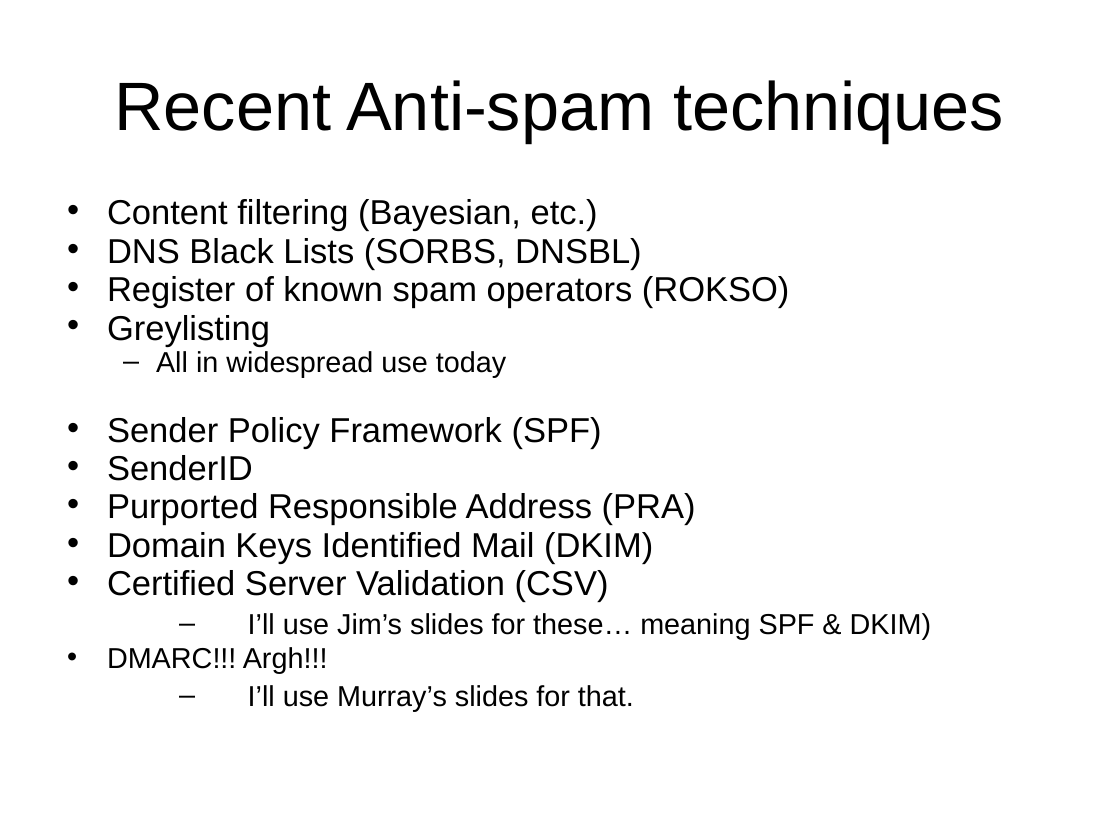
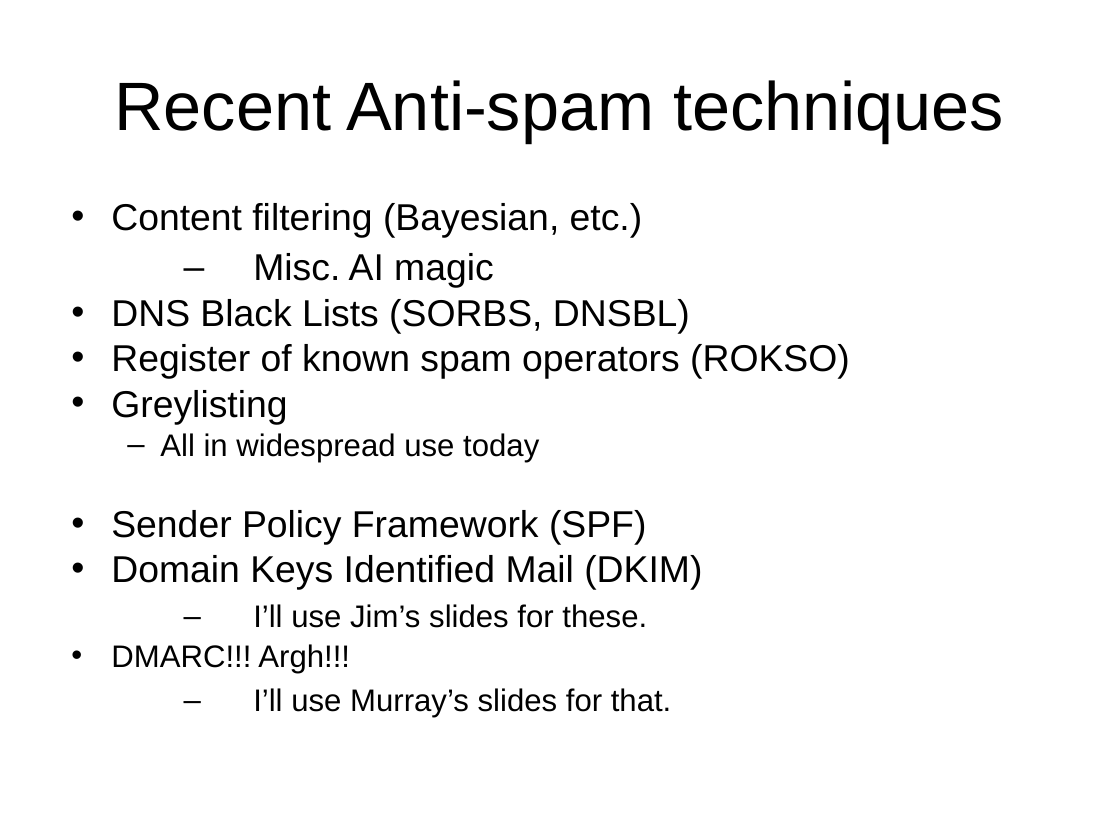
Before and after one commit to sftcd/cs7053, a slide deck: slide 20 of 2016lectures/04-spam.ppt. Drawn at 1120x840 pixels with LibreOffice and Linux fonts; fonts in the diff are those of the drawing. Boxes give left, top, right and bottom in pixels: in the first picture for what was removed or moved away, otherwise in the second. Text is boxed around its words. In the diff, an @@ line names an element or a change of style, - is before the commit and + after.

Commit message:
updated mail again

```diff
--- a/2016lectures/04-spam.ppt
+++ b/2016lectures/04-spam.ppt
@@ text at (x1=111, y1=203, x2=850, y2=717): size 22.2 to 24 pt in "Content filtering (Bayesian, etc.)", "DNS Black Lists (SORBS, DNSBL)", "Register of known spam operators (ROKSO)", "Greylisting" and 2 more places; size 18.5 to 20 pt in "All in widespread use today", "DMARC!!! Argh!!!", "I’ll use Murray’s slides for that."; line spacing 0.7 to 0.8; indent changed; line spacing 0.8 to 0.9 @@
@@ text at (x1=253, y1=253, x2=494, y2=288): paragraph added @@
+  – Misc. AI magic
@@ text at (x1=107, y1=455, x2=696, y2=526): paragraphs removed @@
-• SenderID
-• Purported Responsible Address (PRA)
@@ text at (x1=253, y1=604, x2=647, y2=628): text changed; size 18.5 to 20 pt @@
-• Certified Server Validation (CSV)
-  – I’ll use Jim’s slides for these… meaning SPF & DKIM)
+  – I’ll use Jim’s slides for these.
```
Also in this commit, not shown: 18 other slides changed, 1 slide added, 2 other files.
